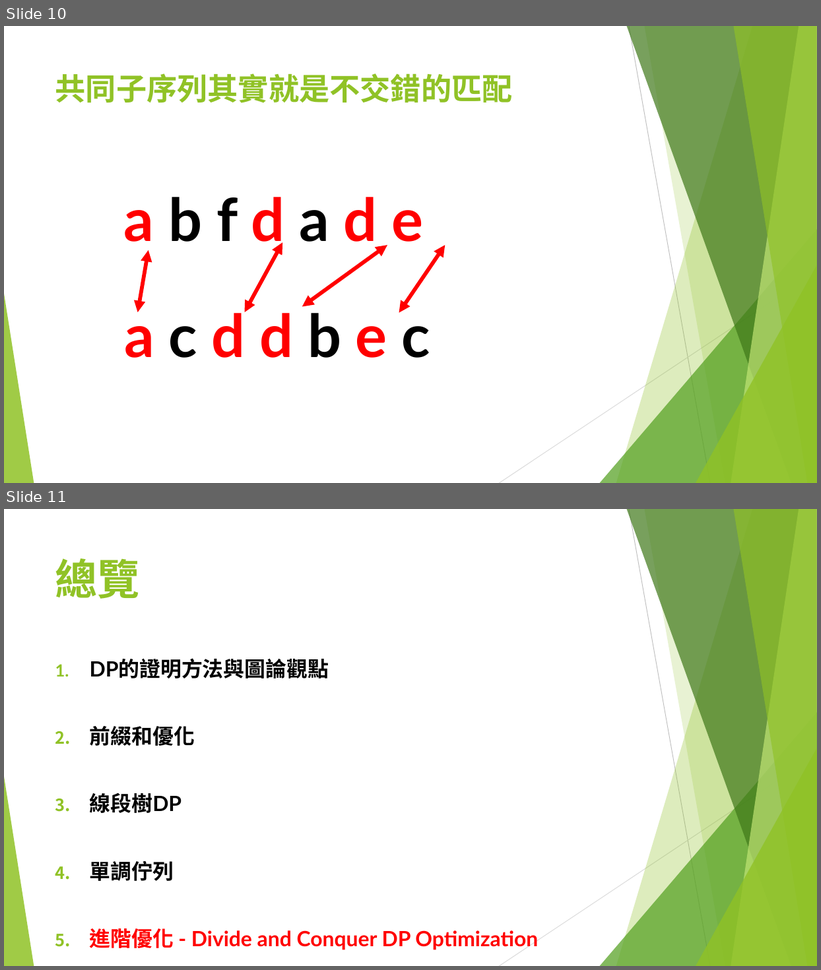
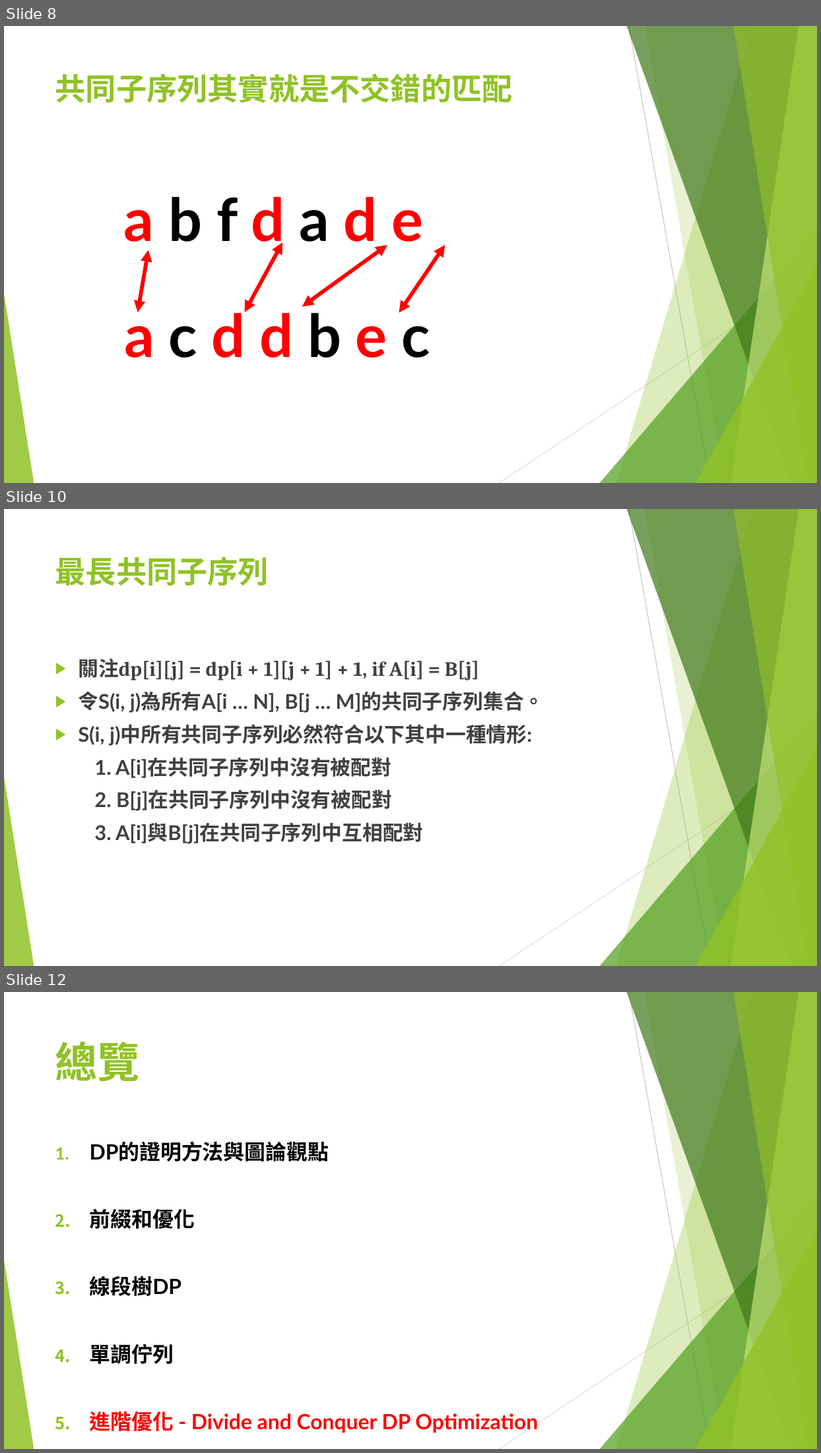
Before and after one commit to S920105123/DP2, a slide deck: presentation/進階動態規劃.pptx. Shown one above the other, each under a label of ours: slides 10 and 11 before the commit, slides 8, 10 and 12 after it; the slides between them are not shown. The pictures are 821x970 and 821x1453 pixels, drawn with LibreOffice and Linux fonts; fonts in the diff are those of the drawing. Boxes give left, top, right and bottom in pixels: in the first picture for what was removed or moved away, otherwise in the second. Text is boxed around its words. In the diff, an @@ line names an element or a change of style, - is before the commit and + after.

```diff
--- a/presentation/進階動態規劃.pptx
+++ b/presentation/進階動態規劃.pptx
@@ slide 10 added at (4,509,817,966), background #FFFFFF; not listed: 10 template elements that a slide beside it also shows @@
@@ title added at (55,557,269,586), 36 pt, text #90C226, bold @@
+最長共同子序列
@@ text added at (78,659,545,844), 24 pt, text #404040, bold @@
+▶ 關注dp[i][j] = dp[i + 1][j + 1] + 1, if A[i] = B[j]
+▶ 令S(i, j)為所有A[i … N], B[j … M]的共同子序列集合。
+▶ S(i, j)中所有共同子序列必然符合以下其中一種情形:
+1. A[i]在共同子序列中沒有被配對
+2. B[j]在共同子序列中沒有被配對
+3. A[i]與B[j]在共同子序列中互相配對
@@ what was slide 10 is now slide 8 @@
@@ what was slide 11 is now slide 12 @@
```
Also in this commit, not shown: 1 slide changed, 2 other slides added, 2 slides removed.
